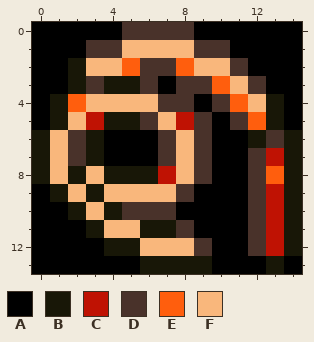
Pixel-art sprite: Vampire-Survivor/ContentsResources/Image/UI/WhipSprite.png. This is how it looked before the edit.
The file is 15x14 pixels.
Palette (. is transparent): A #000000  B #181707  C #bf1203  D #49322a  E #ff5e0d  F #f9b77c
Pixels before, first column x 0:
 0 AAAAADDDDAAAAAA
 1 AAADDFFFFDDAAAA
 2 AABFFEDDEFFDAAA
 3 AABDBBDADDEFDAA
 4 ABEFFFFDDADEFBA
 5 ABFCBBDFCDADEBA
 6 BFDBAAADFDAABDB
 7 BFDBAAADFDAADCB
 8 BFBFBBBCFDAADEB
 9 ABFBFFFFDAAADCB
10 AABFBDDDAAAADCB
11 AAABFFBBDAAADCB
12 AAAABBFFFDAADCB
13 AAAAAABBBBAAABA
The same view after the edit:
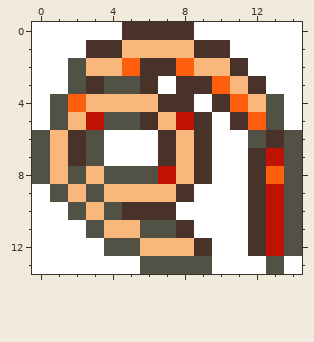
What changed:
Colour A changes from #000000 to #ffffff.
Colour B changes from #181707 to #525145.
Changed places in both pictures, as pixel boxes (x1, y1, x2, y2):
changed: (32, 22, 302, 274)
